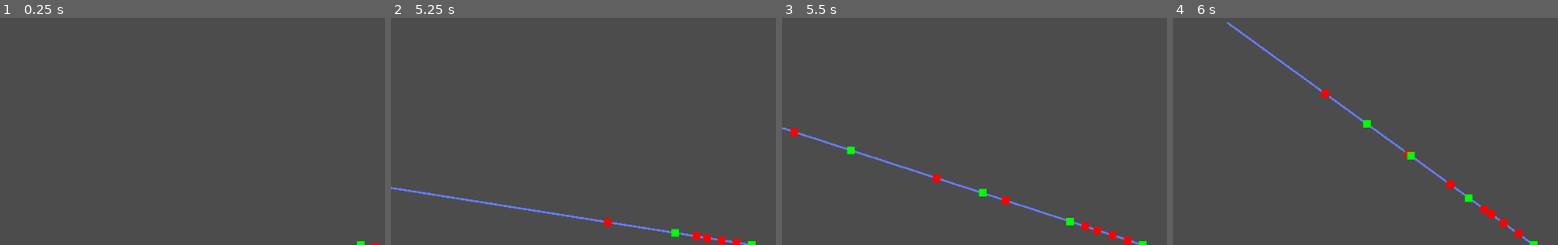
Above: before the commit, frames 1-4 (left to right).
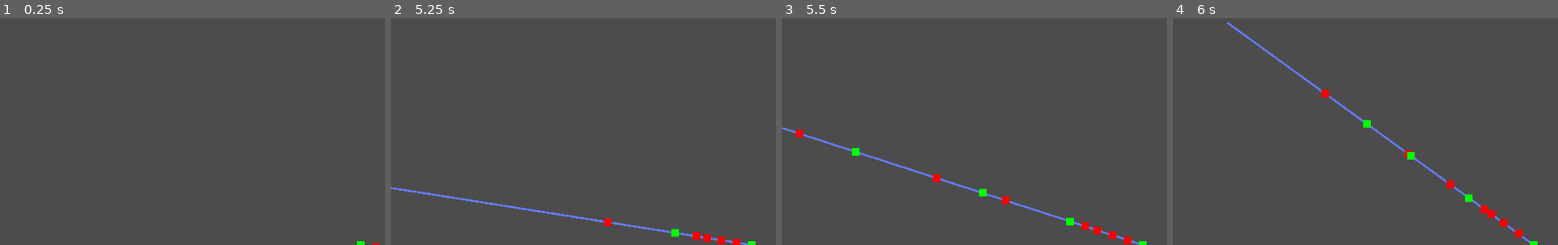
Above: after the commit, the same moments.

Repository: grinova/multi-point-ray-cast
Game: Godot game, scene res://src/scenes/example/example.tscn
Two runs of this game, one before a commit and one after it. Both use one fixed random seed, a clock stepped at 60 frames per second and the inputs below.
Inputs (mouse positions are % of the whole screen's width and height, from its top left):
- Up to frame 1 (0.25 s): no input
- Up to frame 2 (5.25 s): move the mouse to (72, 45) at 0.52 s; move the mouse to (30, 55) at 1.27 s; move the mouse to (60, 28) at 2.02 s; move the mouse to (45, 70) at 2.77 s; move the mouse to (80, 65) at 3.52 s; move the mouse to (20, 35) at 4.27 s; move the mouse to (55, 50) at 5.02 s
- Up to frame 3 (5.5 s): no input
- Up to frame 4 (6 s): move the mouse to (35, 25) at 5.77 s
The pictures show only the part of the screen within x 3-53%, y 0-50%; the shares and areas given below are measured in that part.

Frames 1-2 are identical in both runs. In frame 3, 0.2% of the frame differs, in the area x 2-21%, y 48-61%; in frame 4, nothing differs.

Commit message:
Circle intersect refactoring

Diff:
--- a/src/mult-point-ray-cast.gd
+++ b/src/mult-point-ray-cast.gd
@@ -109,17 +109,7 @@
 ) -> Array:
 	var center: Vector2 = node.global_position
 	var radius := shape.radius
-	var intersections := _segment_circle_intersection(begin_pos, end_pos, center, radius)
-	var points := []
-	if intersections.size() > 0:
-		var intersection: Dictionary = intersections[0]
-		if intersection.t >= 0.0 and intersection.t <= 1.0:
-			points.push_back({ 'p': intersection.p, 't': false })
-	if intersections.size() > 1:
-		var intersection: Dictionary = intersections[1]
-		if intersection.t >= 0.0 and intersection.t <= 1.0:
-			points.push_back({ 'p': intersection.p, 't': true })
-	return points
+	return _intersect_circle_points(begin_pos, end_pos, center, radius)
 
 static func intersect_capsule(
 	begin_pos: Vector2,
@@ -155,45 +145,23 @@
 
 	p3.y += hh
 	p4.y += hh
-	var intersections := _segment_circle_intersection(p3, p4, Vector2.ZERO, r)
-	if intersections.size() > 0:
-		var intersection: Dictionary = intersections[0]
-		if intersection.t >= 0.0 and intersection.t <= 1.0:
-			var p: Vector2 = intersection.p
-			if p.y < 0.0 or p.x == -r and p.y == 0.0:
-				p.y -= hh
-				p = p.rotated(rot) + pos
-				points.push_back({ 'p': p, 't': false })
-	if intersections.size() > 1:
-		var intersection: Dictionary = intersections[1]
-		if intersection.t >= 0.0 and intersection.t <= 1.0:
-			var p: Vector2 = intersection.p
-			if p.y < 0.0 or p.x == -r and p.y == 0.0:
-				p.y -= hh
-				p = p.rotated(rot) + pos
-				points.push_back({ 'p': p, 't': true })
+	var top_cap_points := _intersect_circle_points(p3, p4, Vector2.ZERO, r)
+	for point in top_cap_points:
+		if point.p.y < 0.0 or point.p.x == -r and point.p.y == 0.0:
+			point.p.y -= hh
+			point.p = point.p.rotated(rot) + pos
+			points.push_back(point)
 	if points.size() == 2:
 		return points
 
 	p3.y -= shape.height
 	p4.y -= shape.height
-	intersections = _segment_circle_intersection(p3, p4, Vector2.ZERO, r)
-	if intersections.size() > 0:
-		var intersection: Dictionary = intersections[0]
-		if intersection.t >= 0.0 and intersection.t <= 1.0:
-			var p: Vector2 = intersection.p
-			if p.y > 0.0 or p.x == r and p.y == 0.0:
-				p.y += hh
-				p = p.rotated(rot) + pos
-				points.push_back({ 'p': p, 't': false })
-	if intersections.size() > 1:
-		var intersection: Dictionary = intersections[1]
-		if intersection.t >= 0.0 and intersection.t <= 1.0:
-			var p: Vector2 = intersection.p
-			if p.y > 0.0 or p.x == -r and p.y == 0.0:
-				p.y += hh
-				p = p.rotated(rot) + pos
-				points.push_back({ 'p': p, 't': true })
+	var bottom_cap_points := _intersect_circle_points(p3, p4, Vector2.ZERO, r)
+	for point in bottom_cap_points:
+		if point.p.y > 0.0 or point.p.x == r and point.p.y == 0.0:
+			point.p.y += hh
+			point.p = point.p.rotated(rot) + pos
+			points.push_back(point)
 
 	return points
 
@@ -254,6 +222,20 @@
 					far += 1
 			assert(far == near)
 
+static func _intersect_circle_points(
+	begin_pos: Vector2,
+	end_pos: Vector2,
+	center: Vector2,
+	radius: float
+) -> Array:
+	var intersections := _segment_circle_intersection(begin_pos, end_pos, center, radius)
+	var points := []
+	for i in intersections.size():
+		var intersection: Dictionary = intersections[i]
+		if intersection.t >= 0.0 and intersection.t <= 1.0:
+			points.push_back({ 'p': intersection.p, 't': i == 1 })
+	return points
+
 # https://stackoverflow.com/questions/563198/how-do-you-detect-where-two-line-segments-intersect
 static func _line_line_intersection(p: Vector2, pr: Vector2, q: Vector2, qs: Vector2, eps: float) -> Dictionary:
 	var r := pr - p
--- a/src/scenes/example/example.tscn
+++ b/src/scenes/example/example.tscn
@@ -170,7 +170,7 @@
 
 [node name="capsule-b" type="CollisionShape2D" parent="static-body"]
 position = Vector2( -40, -18 )
-rotation = 0.523599
+rotation = 3.49066
 shape = SubResource( 13 )
 
 [node name="capsule-c" type="CollisionShape2D" parent="static-body"]
